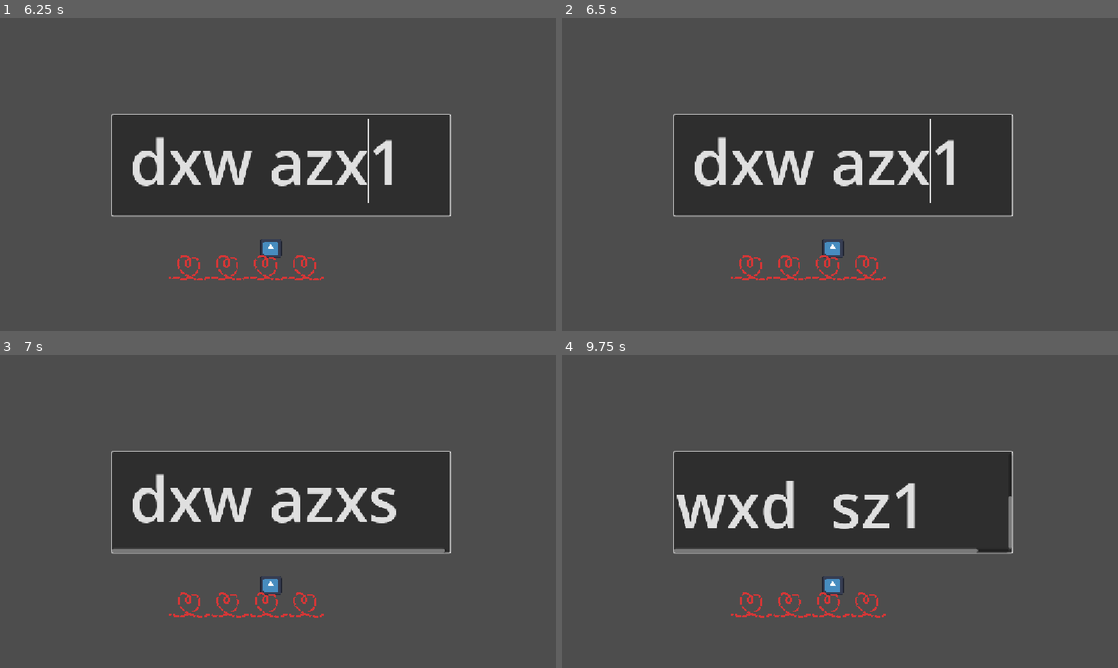
Above: before the commit, frames 1-4 (two rows, left to right).
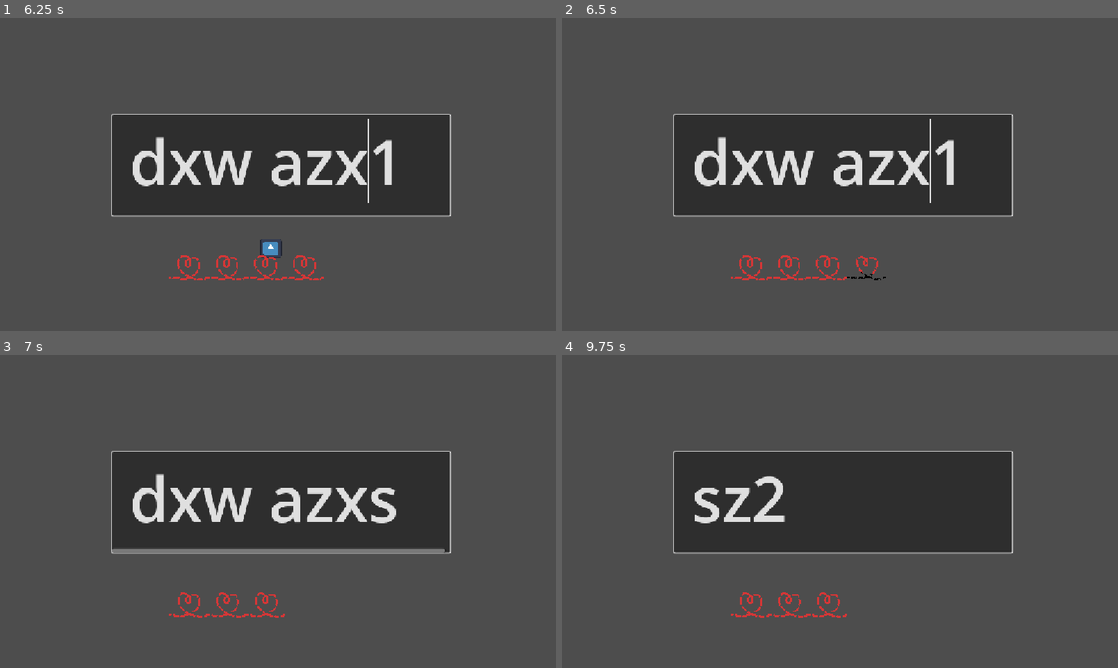
Above: after the commit, the same moments.

Repository: Triktor1/ComJamOn2026
Game: Godot game, scene res://escenas/mainMenu.tscn
Same seed, same stepped clock (60 frames per second), same inputs: the game is played once before the commit and once after it. The engine's default icon, where the game draws it, is replaced by a stand-in: a white triangle on a blue panel in a dark square.
Inputs (mouse positions are in pixels of both pictures, inside the frame that each line leads up to):
- Up to frame 1 (6.25 s): click (222, 202) at 0.5 s; click (283, 165) at 1.27 s; type "12" at 1.35 s; tap Enter at 2 s; move the mouse to (400, 158) at 2.02 s; hold D (Right) 2.03-2.78 s; hold Space (Space) 2.03-2.78 s; move the mouse to (166, 190) at 2.77 s; hold S (Down) 2.78-3.53 s; tap Z at 2.85 s; tap Space (Space) at 3.5, 4.35 s; move the mouse to (333, 105) at 3.52 s; hold D (Right) 3.53-4.28 s; hold X 3.53-4.28 s; move the mouse to (250, 237) at 4.27 s; hold W (Up) 4.28-5.03 s; move the mouse to (444, 221) at 5.02 s; hold Z 5.03-5.78 s; hold A (Left) from 5.03 s (still down); move the mouse to (111, 127) at 5.77 s; tap X at 5.85 s
- Up to frame 2 (6.5 s): keep holding A (Left)
- Up to frame 3 (7 s): move the mouse to (305, 511) at 6.52 s; release A (Left) at 6.53 s; hold S (Down) from 6.53 s (still down); hold Space (Space) from 6.53 s (still down)
- Up to frame 4 (9.75 s): move the mouse to (756, 433) at 7.27 s; release S (Down) at 7.28 s; release Space (Space) at 7.28 s; hold D (Right) 7.28-8.03 s; tap Z at 7.35 s; tap Enter at 8 s; move the mouse to (962, 495) at 8.02 s; hold W (Up) 8.03-8.78 s; hold X 8.03-8.78 s; move the mouse to (728, 527) at 8.77 s; hold D (Right) 8.78-9.53 s; tap Space (Space) at 8.85, 9.5 s; move the mouse to (895, 442) at 9.52 s; hold S (Down) from 9.53 s (still down); hold Z from 9.53 s (still down)

Frame 1 is identical in both runs. In frame 2, 0.3% of the frame differs, in the area x 46-59%, y 70-84%; in frame 3, 0.3%; in frame 4, 3.3%, in the area x 20-81%, y 38-84%.

Commit message:
ENDEARLY

Diff:
--- a/escenas/Minigames/scenes/mini_alfredo.tscn
+++ b/escenas/Minigames/scenes/mini_alfredo.tscn
@@ -13,6 +13,7 @@
 texture = ExtResource("2_skode")
 
 [node name="MinigameManager" parent="." unique_id=1806882873 instance=ExtResource("3_xnbno")]
+endEarlyIfLost = true
 
 [node name="Node2D" type="Node2D" parent="." unique_id=609681378 node_paths=PackedStringArray("minigame_manager")]
 position = Vector2(556, 459)
--- a/escenas/Minigames/scenes/mini_guitarra.tscn
+++ b/escenas/Minigames/scenes/mini_guitarra.tscn
@@ -3,17 +3,20 @@
 [ext_resource type="Script" uid="uid://dj0xmhp165xq0" path="res://escenas/Minigames/scripts/mini_guitarra.gd" id="1_g0hk8"]
 [ext_resource type="Script" uid="uid://dvkp78n5nmrxa" path="res://scripts/minigame_manager.gd" id="1_x5euf"]
 
-[node name="Mini_Guitarra" type="Node2D" unique_id=1024897877 node_paths=PackedStringArray("key1", "key2", "key3", "key4")]
+[node name="Mini_Guitarra" type="Node2D" unique_id=1024897877 node_paths=PackedStringArray("key1", "key2", "key3", "key4", "minigame_manager")]
 script = ExtResource("1_g0hk8")
 key1 = NodePath("Key1")
 key2 = NodePath("Key2")
 key3 = NodePath("Key3")
 key4 = NodePath("Key4")
+minigame_manager = NodePath("MiniGame_Manager")
 
 [node name="Camera2D" type="Camera2D" parent="." unique_id=69519787]
 
 [node name="MiniGame_Manager" type="Node" parent="." unique_id=943754305]
 script = ExtResource("1_x5euf")
+endEarlyIfWon = true
+endEarlyIfLost = true
 
 [node name="Key1" type="Label" parent="." unique_id=298291030]
 offset_left = -473.0
--- a/escenas/Minigames/scripts/mini_guitarra.gd
+++ b/escenas/Minigames/scripts/mini_guitarra.gd
@@ -4,6 +4,7 @@
 @export var key2:Label
 @export var key3:Label
 @export var key4:Label
+@export var minigame_manager:MiniGameManager
 
 var keys:Array=[]
 var keys_to_press:Array=[]
@@ -55,7 +56,9 @@
 				current_key+=1
 			else:
 				print("lose :(") #perder automaticamente
+				minigame_manager.changeWin(false)
 				done=true
 			if current_key==4:
 				print("win :)") #win automatico
+				minigame_manager.changeWin(true)
 				done=true
--- a/scripts/game_manager.gd
+++ b/scripts/game_manager.gd
@@ -19,6 +19,8 @@
 var current_minigame_index: int = 0
 var current_minigame: Node
 var boss_time: bool = false
+
+var in_minigame: bool = false
 
 # SEÑALES
 signal comence
@@ -36,7 +38,7 @@
 	minigame_count = 0
 	current_speed = 1.0
 	current_pitch = 1.0
-
+	in_minigame = false
 	AudioManager.play("GANAR", current_speed)
 
 	comence.emit()
@@ -54,7 +56,7 @@
 
 	minigame_start.emit()
 
-
+	in_minigame = true
 
 	#que se muestre el control a usar en una imagen
 
@@ -72,7 +74,7 @@
 func _state_win():
 	AudioManager.play("GANAR", current_speed)
 	win.emit()
-
+	in_minigame = false
 	_cleanup_minigame()
 
 	await get_tree().create_timer(2.4).timeout
@@ -99,6 +101,7 @@
 	lives -= 1
 	lost.emit()
 	AudioManager.play("PERDIDO", current_speed)
+	in_minigame = false
 	_cleanup_minigame()
 
 	await get_tree().create_timer(2.4).timeout
--- a/scripts/minigame_manager.gd
+++ b/scripts/minigame_manager.gd
@@ -3,6 +3,8 @@
 
 @export var isWining = true
 @export var time = 8.0
+@export var endEarlyIfWon = false
+@export var endEarlyIfLost = false
 
 var end = false
 
@@ -20,5 +22,22 @@
 			GameManager._state_lose()
 		print(isWining)
 
-func changeWin(win:bool):
+
+
+func changeWin(win: bool):
+	if end:
+		return
+
 	isWining = win
+
+	if endEarlyIfLost and !isWining:
+		end = true
+		await get_tree().create_timer(1).timeout
+		if GameManager.in_minigame:
+			GameManager._state_lose()
+
+	elif endEarlyIfWon and isWining:
+		end = true
+		await get_tree().create_timer(1).timeout
+		if GameManager.in_minigame:
+			GameManager._state_win()
